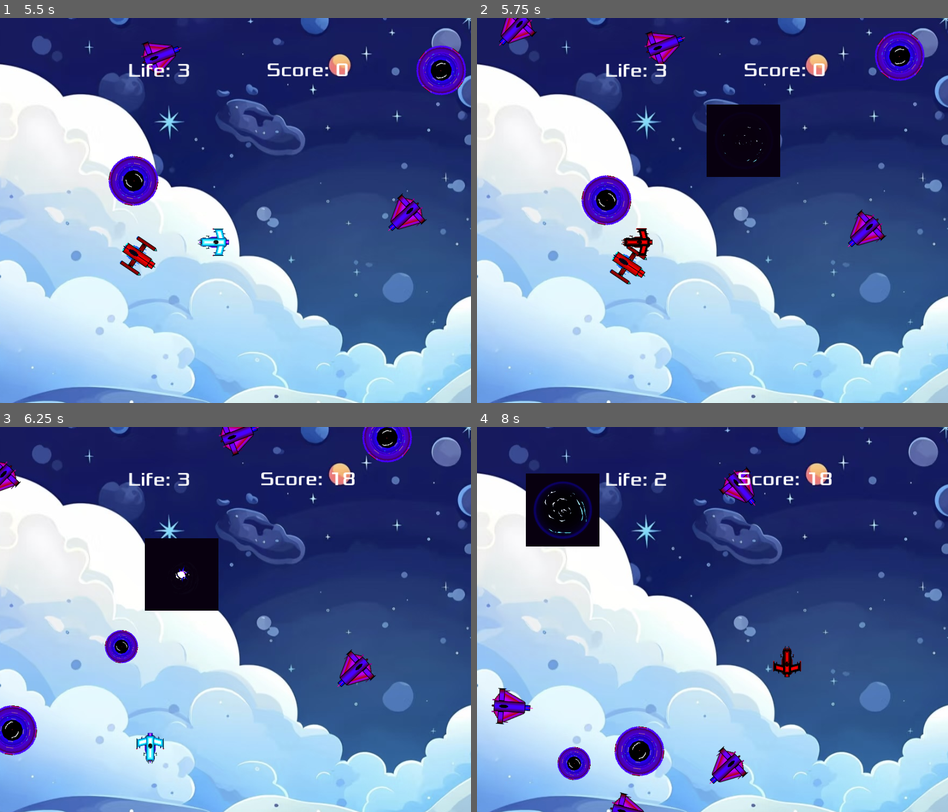
Above: before the commit, frames 1-4 (two rows, left to right).
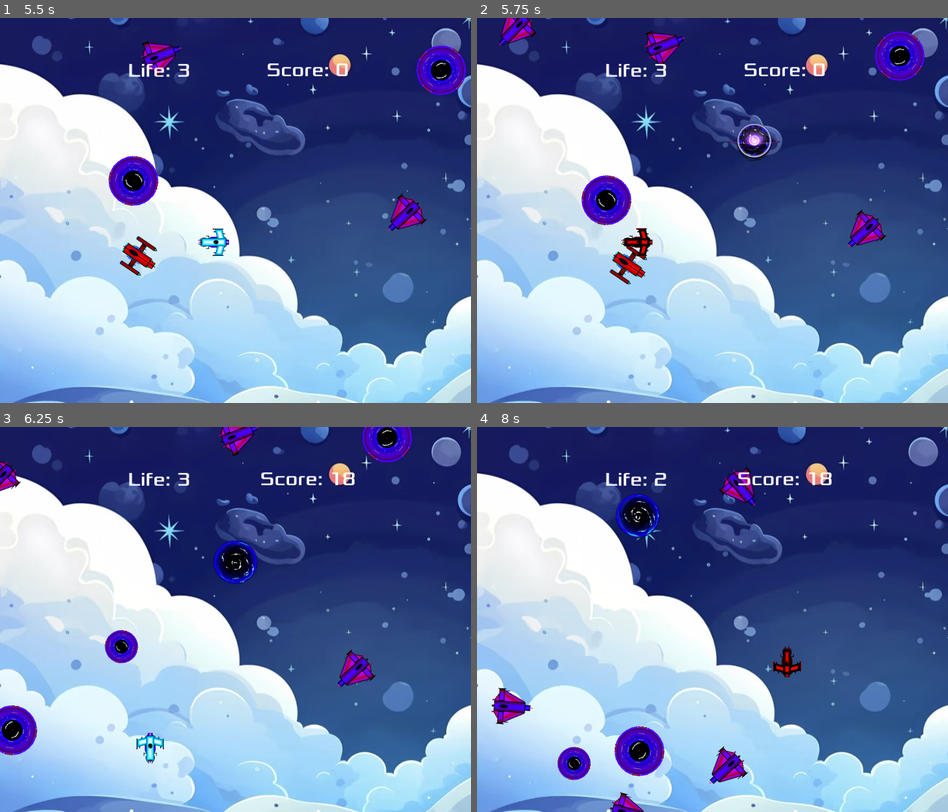
Above: after the commit, the same moments.

Repository: Indronil-Prince/Lightning-Game-Creep
Game: Godot game, scene res://main.tscn
Same seed, same stepped clock (60 frames per second), same inputs: the game is played once before the commit and once after it.
Inputs (mouse positions are in pixels of both pictures, inside the frame that each line leads up to):
- Up to frame 1 (5.5 s): click "Start" at 0.5 s; tap Enter at 1.25 s; move the mouse to (339, 191) at 1.27 s; press the mouse at (339, 191) at 1.28 s; hold D (move_right) 1.28-2.03 s; tap Space at 1.52, 2.27, 3.77, 4.52, 5.27 s; move the mouse to (141, 229) at 2.02 s; release the mouse at (141, 229) at 2.03 s; hold S (move_down) 2.03-2.78 s; click (141, 229) at 2.1 s; move the mouse to (282, 125) at 2.77 s; press the mouse at (282, 125) at 2.78 s; hold D (move_right) 2.78-3.53 s; move the mouse to (211, 287) at 3.52 s; release the mouse at (211, 287) at 3.53 s; hold W (move_up) 3.53-4.28 s; click (211, 287) at 3.6 s; move the mouse to (376, 268) at 4.27 s; press the mouse at (376, 268) at 4.28 s; hold A (move_left) from 4.28 s (still down); move the mouse to (94, 152) at 5.02 s; release the mouse at (94, 152) at 5.03 s; click (94, 152) at 5.1 s
- Up to frame 2 (5.75 s): keep holding A (move_left)
- Up to frame 3 (6.25 s): move the mouse to (259, 619) at 5.77 s; release A (move_left) at 5.78 s; press the mouse at (259, 619) at 5.78 s; hold S (move_down) from 5.78 s (still down)
- Up to frame 4 (8 s): move the mouse to (641, 523) at 6.52 s; release S (move_down) at 6.53 s; release the mouse at (641, 523) at 6.53 s; hold D (move_right) 6.53-7.28 s; click (641, 523) at 6.6 s; tap Space at 6.77, 7.52 s; move the mouse to (816, 600) at 7.27 s; press the mouse at (816, 600) at 7.28 s; hold W (move_up) from 7.28 s (still down)

Frame 1 is identical in both runs. In frame 2, 2.9% of the frame differs, in the area x 48-65%, y 22-42%; in frame 3, 3.7%; in frame 4, 3.7%, in the area x 10-39%, y 12-32%.

Commit message:
Final-Commit

Diff:
--- a/powerup.gd
+++ b/powerup.gd
@@ -27,7 +27,7 @@
 		velocity.x = randi_range(-offset, offset)
 		velocity.y = randi_range(-offset, offset)
 		if velocity.length() > 0:
-			velocity = velocity.normalized() * 2000 # Adjust speed as needed
+			velocity = velocity.normalized() * 1000 # Adjust speed as needed
 		position += velocity * delta
 		position.x = clamp(position.x, 0 + offset, screen_size.x - offset)
 		position.y = clamp(position.y, 0 + offset, screen_size.y - offset)
--- a/powerup.tscn
+++ b/powerup.tscn
@@ -1,108 +1,108 @@
 [gd_scene load_steps=19 format=3 uid="uid://ccmg21ux2f2p6"]
 
 [ext_resource type="Script" path="res://powerup.gd" id="1_4jpof"]
-[ext_resource type="Texture2D" uid="uid://dvtn42cpn35p5" path="res://art/powerup.jpg" id="1_j1evi"]
+[ext_resource type="Texture2D" uid="uid://didi2o6s31ucf" path="res://art/powerup.png" id="2_3hp0x"]
 
-[sub_resource type="AtlasTexture" id="AtlasTexture_avyry"]
-atlas = ExtResource("1_j1evi")
-region = Rect2(0, 0, 274, 271)
+[sub_resource type="AtlasTexture" id="AtlasTexture_4yx4t"]
+atlas = ExtResource("2_3hp0x")
+region = Rect2(0, 0, 205, 203)
 
-[sub_resource type="AtlasTexture" id="AtlasTexture_b0svy"]
-atlas = ExtResource("1_j1evi")
-region = Rect2(274, 0, 274, 271)
+[sub_resource type="AtlasTexture" id="AtlasTexture_kd5ed"]
+atlas = ExtResource("2_3hp0x")
+region = Rect2(205, 0, 205, 203)
 
-[sub_resource type="AtlasTexture" id="AtlasTexture_fd2e3"]
-atlas = ExtResource("1_j1evi")
-region = Rect2(548, 0, 274, 271)
+[sub_resource type="AtlasTexture" id="AtlasTexture_i00jh"]
+atlas = ExtResource("2_3hp0x")
+region = Rect2(410, 0, 205, 203)
 
-[sub_resource type="AtlasTexture" id="AtlasTexture_sk03r"]
-atlas = ExtResource("1_j1evi")
-region = Rect2(822, 0, 274, 271)
+[sub_resource type="AtlasTexture" id="AtlasTexture_ntpg4"]
+atlas = ExtResource("2_3hp0x")
+region = Rect2(615, 0, 205, 203)
 
-[sub_resource type="AtlasTexture" id="AtlasTexture_dpw1a"]
-atlas = ExtResource("1_j1evi")
-region = Rect2(1096, 0, 274, 271)
+[sub_resource type="AtlasTexture" id="AtlasTexture_mwgio"]
+atlas = ExtResource("2_3hp0x")
+region = Rect2(820, 0, 205, 203)
 
-[sub_resource type="AtlasTexture" id="AtlasTexture_hxq47"]
-atlas = ExtResource("1_j1evi")
-region = Rect2(1370, 0, 274, 271)
+[sub_resource type="AtlasTexture" id="AtlasTexture_1bpyw"]
+atlas = ExtResource("2_3hp0x")
+region = Rect2(1025, 0, 205, 203)
 
-[sub_resource type="AtlasTexture" id="AtlasTexture_2q50r"]
-atlas = ExtResource("1_j1evi")
-region = Rect2(1644, 0, 274, 271)
+[sub_resource type="AtlasTexture" id="AtlasTexture_37hpf"]
+atlas = ExtResource("2_3hp0x")
+region = Rect2(1230, 0, 205, 203)
 
-[sub_resource type="AtlasTexture" id="AtlasTexture_yter2"]
-atlas = ExtResource("1_j1evi")
-region = Rect2(0, 271, 274, 271)
+[sub_resource type="AtlasTexture" id="AtlasTexture_nvy0n"]
+atlas = ExtResource("2_3hp0x")
+region = Rect2(0, 203, 205, 203)
 
-[sub_resource type="AtlasTexture" id="AtlasTexture_yrxws"]
-atlas = ExtResource("1_j1evi")
-region = Rect2(274, 271, 274, 271)
+[sub_resource type="AtlasTexture" id="AtlasTexture_v1of0"]
+atlas = ExtResource("2_3hp0x")
+region = Rect2(205, 203, 205, 203)
 
-[sub_resource type="AtlasTexture" id="AtlasTexture_cs5pc"]
-atlas = ExtResource("1_j1evi")
-region = Rect2(548, 271, 274, 271)
+[sub_resource type="AtlasTexture" id="AtlasTexture_hp015"]
+atlas = ExtResource("2_3hp0x")
+region = Rect2(410, 203, 205, 203)
 
-[sub_resource type="AtlasTexture" id="AtlasTexture_oww7w"]
-atlas = ExtResource("1_j1evi")
-region = Rect2(822, 271, 274, 271)
+[sub_resource type="AtlasTexture" id="AtlasTexture_67ew2"]
+atlas = ExtResource("2_3hp0x")
+region = Rect2(615, 203, 205, 203)
 
-[sub_resource type="AtlasTexture" id="AtlasTexture_qmyah"]
-atlas = ExtResource("1_j1evi")
-region = Rect2(1096, 271, 274, 271)
+[sub_resource type="AtlasTexture" id="AtlasTexture_188ir"]
+atlas = ExtResource("2_3hp0x")
+region = Rect2(820, 203, 205, 203)
 
-[sub_resource type="AtlasTexture" id="AtlasTexture_jvsms"]
-atlas = ExtResource("1_j1evi")
-region = Rect2(1370, 271, 274, 271)
+[sub_resource type="AtlasTexture" id="AtlasTexture_ypfgb"]
+atlas = ExtResource("2_3hp0x")
+region = Rect2(1025, 203, 205, 203)
 
-[sub_resource type="AtlasTexture" id="AtlasTexture_i8ffx"]
-atlas = ExtResource("1_j1evi")
-region = Rect2(1644, 271, 274, 271)
+[sub_resource type="AtlasTexture" id="AtlasTexture_ebdsa"]
+atlas = ExtResource("2_3hp0x")
+region = Rect2(1230, 203, 205, 203)
 
 [sub_resource type="SpriteFrames" id="SpriteFrames_24r02"]
 animations = [{
 "frames": [{
 "duration": 1.0,
-"texture": SubResource("AtlasTexture_avyry")
+"texture": SubResource("AtlasTexture_4yx4t")
 }, {
 "duration": 1.0,
-"texture": SubResource("AtlasTexture_b0svy")
+"texture": SubResource("AtlasTexture_kd5ed")
 }, {
 "duration": 1.0,
-"texture": SubResource("AtlasTexture_fd2e3")
+"texture": SubResource("AtlasTexture_i00jh")
 }, {
 "duration": 1.0,
-"texture": SubResource("AtlasTexture_sk03r")
+"texture": SubResource("AtlasTexture_ntpg4")
 }, {
 "duration": 1.0,
-"texture": SubResource("AtlasTexture_dpw1a")
+"texture": SubResource("AtlasTexture_mwgio")
 }, {
 "duration": 1.0,
-"texture": SubResource("AtlasTexture_hxq47")
+"texture": SubResource("AtlasTexture_1bpyw")
 }, {
 "duration": 1.0,
-"texture": SubResource("AtlasTexture_2q50r")
+"texture": SubResource("AtlasTexture_37hpf")
 }, {
 "duration": 1.0,
-"texture": SubResource("AtlasTexture_yter2")
+"texture": SubResource("AtlasTexture_nvy0n")
 }, {
 "duration": 1.0,
-"texture": SubResource("AtlasTexture_yrxws")
+"texture": SubResource("AtlasTexture_v1of0")
 }, {
 "duration": 1.0,
-"texture": SubResource("AtlasTexture_cs5pc")
+"texture": SubResource("AtlasTexture_hp015")
 }, {
 "duration": 1.0,
-"texture": SubResource("AtlasTexture_oww7w")
+"texture": SubResource("AtlasTexture_67ew2")
 }, {
 "duration": 1.0,
-"texture": SubResource("AtlasTexture_qmyah")
+"texture": SubResource("AtlasTexture_188ir")
 }, {
 "duration": 1.0,
-"texture": SubResource("AtlasTexture_jvsms")
+"texture": SubResource("AtlasTexture_ypfgb")
 }, {
 "duration": 1.0,
-"texture": SubResource("AtlasTexture_i8ffx")
+"texture": SubResource("AtlasTexture_ebdsa")
 }],
 "loop": true,
 "name": &"default",
@@ -123,8 +123,8 @@
 scale = Vector2(0.5, 0.5)
 sprite_frames = SubResource("SpriteFrames_24r02")
 autoplay = "default"
-frame = 11
-frame_progress = 0.354662
+frame = 1
+speed_scale = 1.5
 
 [node name="CollisionShape2D" type="CollisionShape2D" parent="."]
 shape = SubResource("CircleShape2D_wjdsv")
--- a/project.godot
+++ b/project.godot
@@ -20,12 +20,13 @@
 config/tags=PackedStringArray("2d", "demo", "official")
 run/main_scene="res://main.tscn"
 config/features=PackedStringArray("4.3")
-config/icon="res://icon.webp"
+config/icon="res://art/playersShipBigger.png"
 
 [display]
 
 window/size/viewport_width=880
 window/size/viewport_height=720
+window/size/mode=2
 window/size/window_width_override=480
 window/size/window_height_override=720
 window/stretch/mode="canvas_items"
Binary file added: art/powerup.png
Not shown, added: art/powerup.png.import
Not shown, changed: game-gif.gif
